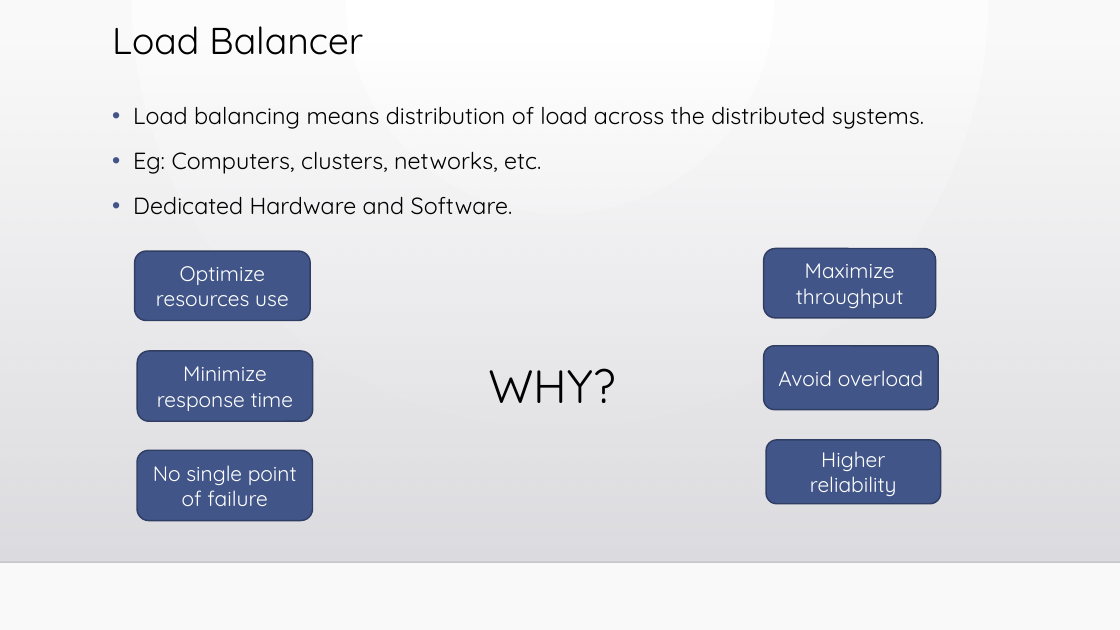
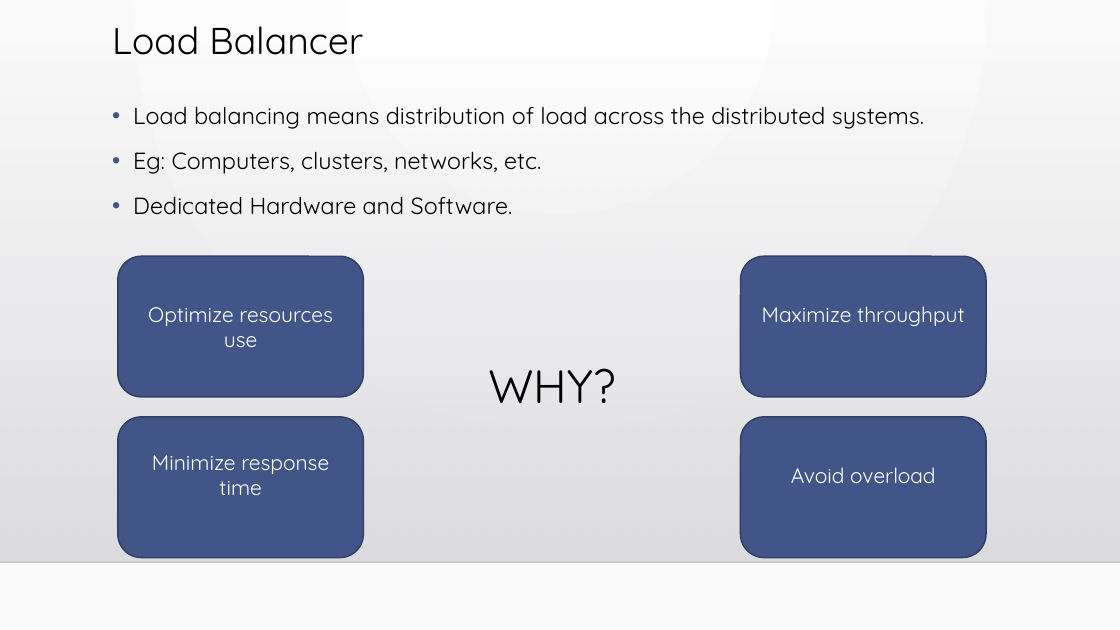
Before and after one commit to Shishir-Kul-012426401/DistributedSystems, a slide deck: slide 1 of Homework 9 - Distributed Applications/load_balancer.pptx. Drawn at 1120x630 pixels with LibreOffice and Linux fonts; fonts in the diff are those of the drawing; background and template pictures are left out. Boxes give left, top, right and bottom in pixels: in the first picture for what was removed or moved away, otherwise in the second. Text is boxed around its words. In the diff, an @@ line names an element or a change of style, - is before the commit and + after.

```diff
--- a/Homework 9 - Distributed Applications/load_balancer.pptx
+++ b/Homework 9 - Distributed Applications/load_balancer.pptx
@@ rounded rectangle "Optimize resources use": place and size @@
-rounded rectangle "Optimize resources use" at [134,251,310,321]
+rounded rectangle "Optimize resources use" at [118,256,363,397]
@@ rounded rectangle "Maximize throughput": place and size @@
-rounded rectangle "Maximize throughput" at [764,249,936,318]
+rounded rectangle "Maximize throughput" at [741,256,986,397]
@@ rounded rectangle "Minimize response time": place and size @@
-rounded rectangle "Minimize response time" at [137,351,313,422]
+rounded rectangle "Minimize response time" at [118,417,363,557]
@@ rounded rectangle "Avoid overload": place and size @@
-rounded rectangle "Avoid overload" at [764,346,939,410]
+rounded rectangle "Avoid overload" at [741,417,986,557]
@@ rounded rectangle removed at [766,440,941,504] @@
-Higher reliability
@@ rounded rectangle removed at [137,450,313,521] @@
-No single point of failure
```
Also in this commit, not shown: 4 other slides changed, 1 slide added, 8 slides removed.
